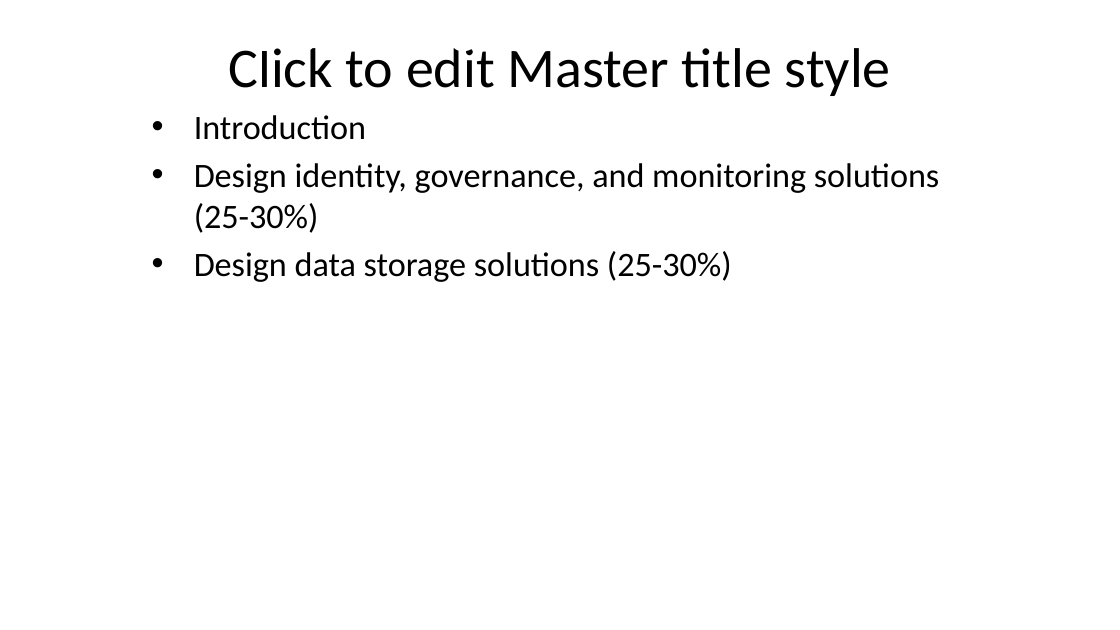
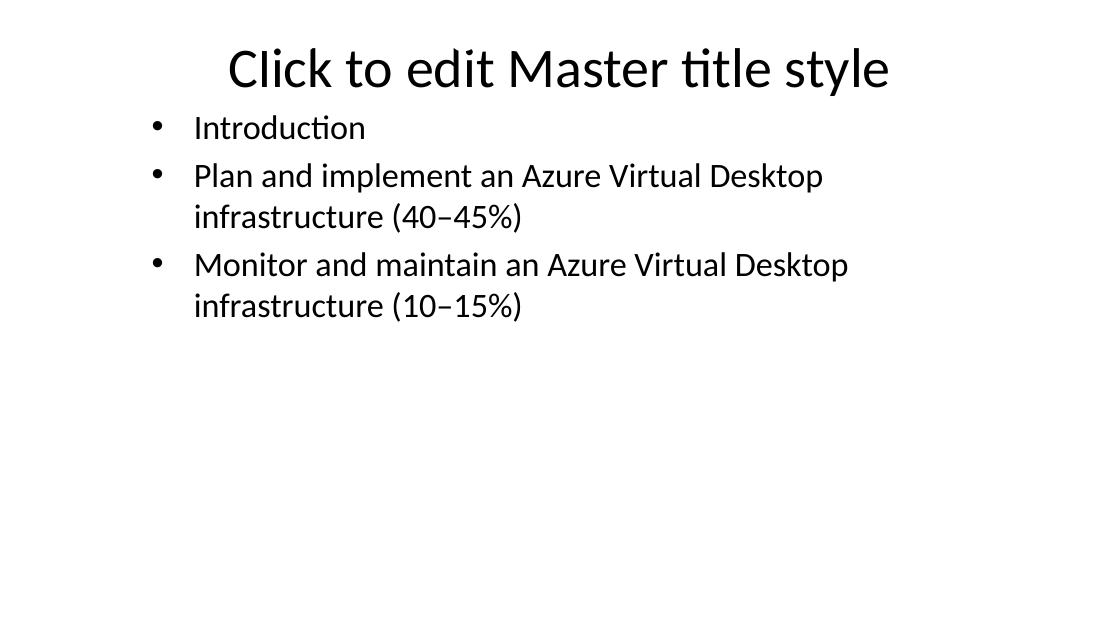
Before and after one commit to timothywarner/az140, a slide deck: slide 3 of warner-az-140-slides.pptx. Drawn at 1120x630 pixels with LibreOffice and Linux fonts; fonts in the diff are those of the drawing; background and template pictures are left out. Boxes give left, top, right and bottom in pixels: in the first picture for what was removed or moved away, otherwise in the second. Text is boxed around its words. In the diff, an @@ line names an element or a change of style, - is before the commit and + after.

```diff
--- a/warner-az-140-slides.pptx
+++ b/warner-az-140-slides.pptx
@@ text at [194, 163, 849, 322]: text changed @@
-• Design identity, governance, and monitoring solutions (25-30%)
-• Design data storage solutions (25-30%)
+• Plan and implement an Azure Virtual Desktop infrastructure (40–45%)
+• Monitor and maintain an Azure Virtual Desktop infrastructure (10–15%)
```
Also in this commit, not shown: 4 other slides changed, 1 other file.
